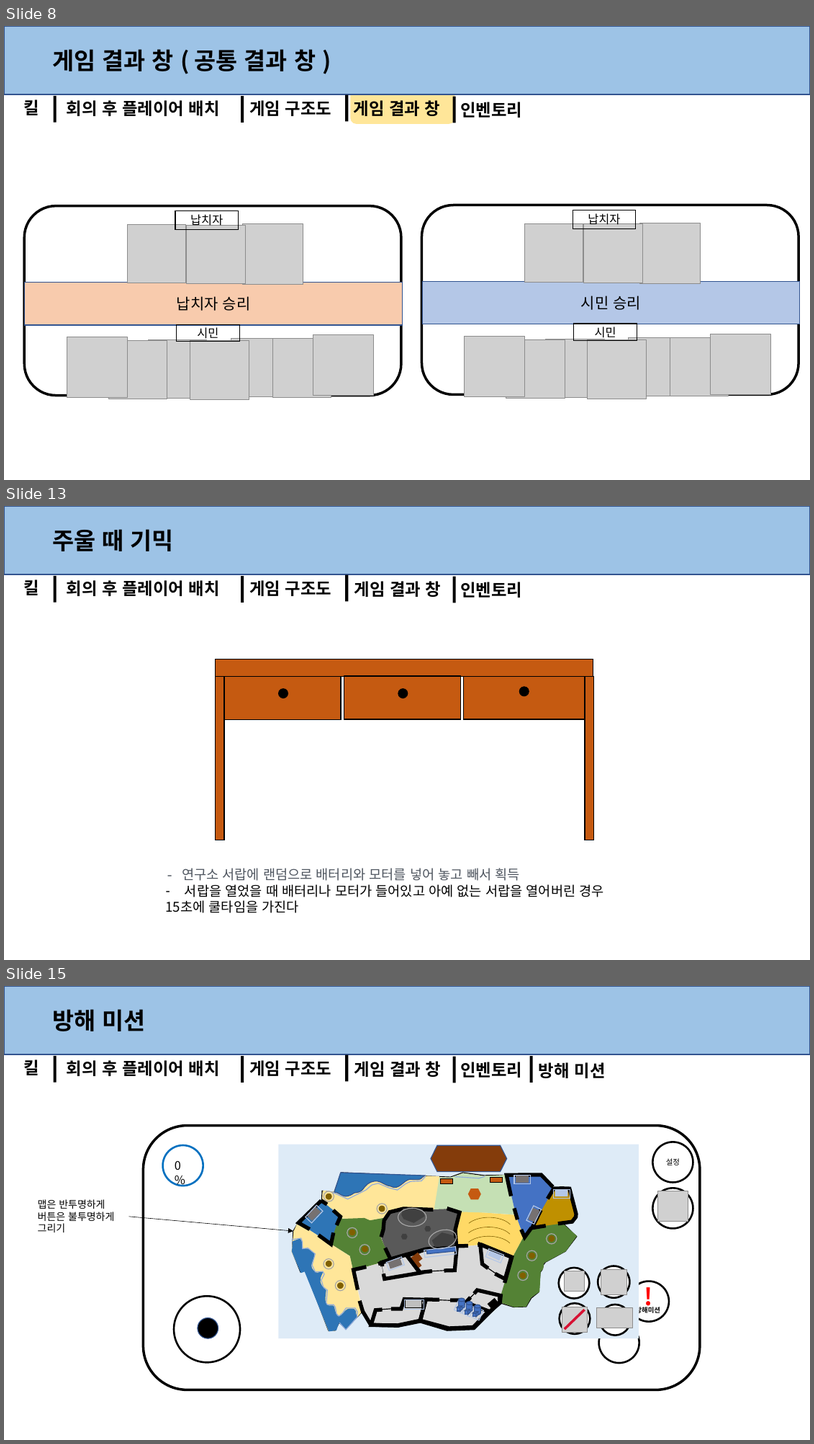
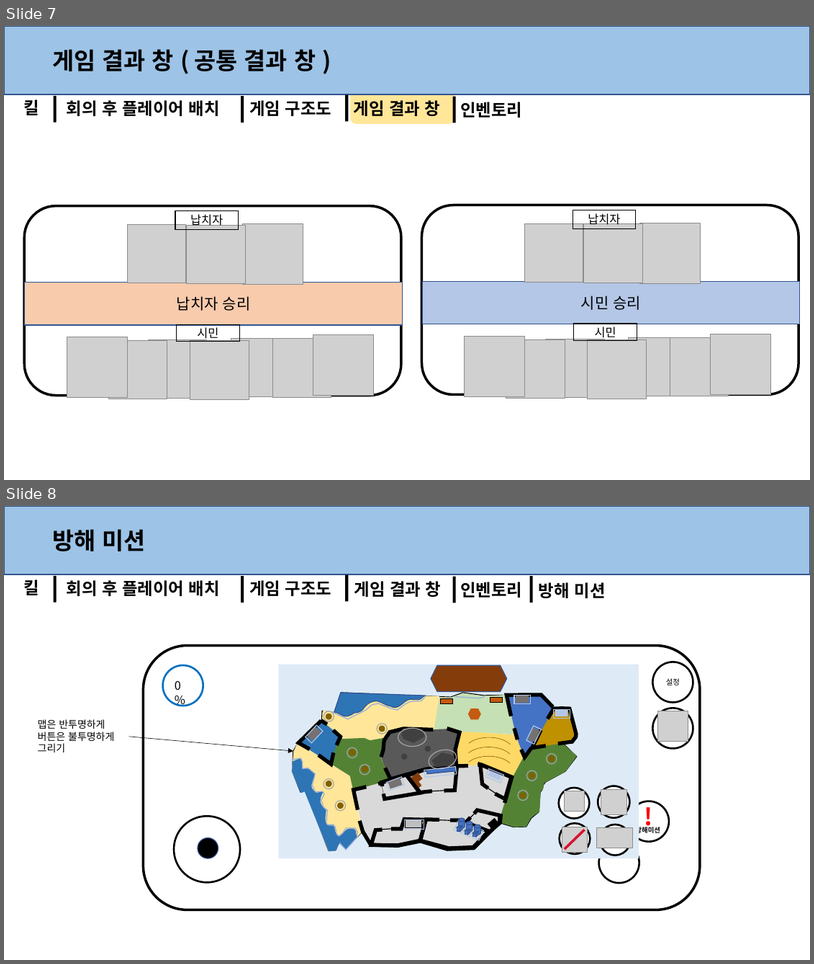
Before and after one commit to anglik0370/EscapeIsland, a slide deck: Document/시스템/시스템.pptx. Shown one above the other, each under a label of ours: slides 8, 13 and 15 before the commit, slides 7 and 8 after it; the slides between them are not shown. The pictures are 814x1444 and 814x964 pixels, drawn with LibreOffice and Linux fonts; fonts in the diff are those of the drawing; grey boxes stand for pictures; background and template pictures are left out. Boxes give left, top, right and bottom in pixels: in the first picture for what was removed or moved away, otherwise in the second. Text is boxed around its words. In the diff, an @@ line names an element or a change of style, - is before the commit and + after.

Commit message:
필요 없는거 지우고 살짝 수정

```diff
--- a/Document/시스템/시스템.pptx
+++ b/Document/시스템/시스템.pptx
@@ slide 13 removed at [4, 506, 810, 960], background #FFFFFF; not listed: 1 template element that a slide beside it also shows @@
@@ rectangle removed at [4, 506, 810, 574] @@
@@ text removed at [53, 529, 174, 551] @@
-주울 때 기믹
@@ text removed at [23, 579, 39, 595] @@
-킬
@@ rectangle removed at [54, 576, 57, 602] @@
@@ text removed at [67, 580, 220, 596] @@
-회의 후 플레이어 배치
@@ rectangle removed at [241, 576, 244, 602] @@
@@ text removed at [250, 580, 332, 596] @@
-게임 구조도
@@ rectangle removed at [345, 575, 348, 602] @@
@@ text removed at [355, 581, 441, 597] @@
-게임 결과 창
@@ rectangle removed at [453, 576, 456, 602] @@
@@ text removed at [460, 582, 522, 597] @@
-인벤토리
@@ rectangle removed at [215, 659, 594, 677] @@
@@ rectangle removed at [215, 677, 224, 840] @@
@@ rectangle removed at [224, 677, 341, 720] @@
@@ rectangle removed at [344, 676, 460, 719] @@
@@ rectangle removed at [464, 677, 585, 720] @@
@@ rectangle removed at [585, 677, 594, 840] @@
@@ ellipse removed at [278, 689, 288, 698] @@
@@ ellipse removed at [399, 689, 407, 698] @@
@@ ellipse removed at [520, 687, 529, 696] @@
@@ text removed at [166, 867, 604, 913] @@
-- 연구소 서랍에 랜덤으로 배터리와 모터를 넣어 놓고 빼서 획득
-– 서랍을 열었을 때 배터리나 모터가 들어있고 아예 없는 서랍을 열어버린 경우
-15초에 쿨타임을 가진다
@@ what was slide 8 is now slide 7 @@
@@ what was slide 15 is now slide 8 @@
```
Also in this commit, not shown: 1 slide changed, 6 other slides removed, 6 other files.
